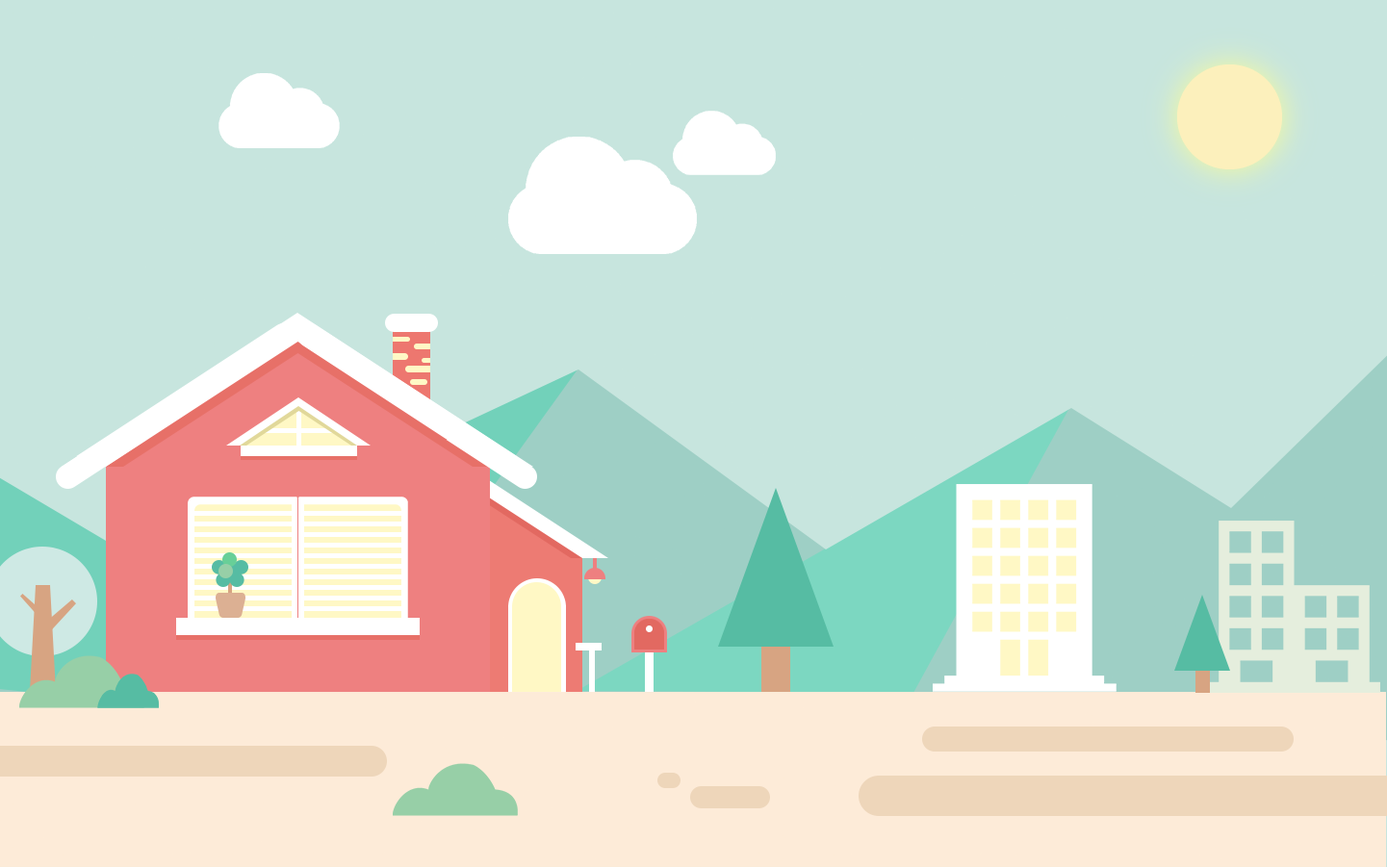
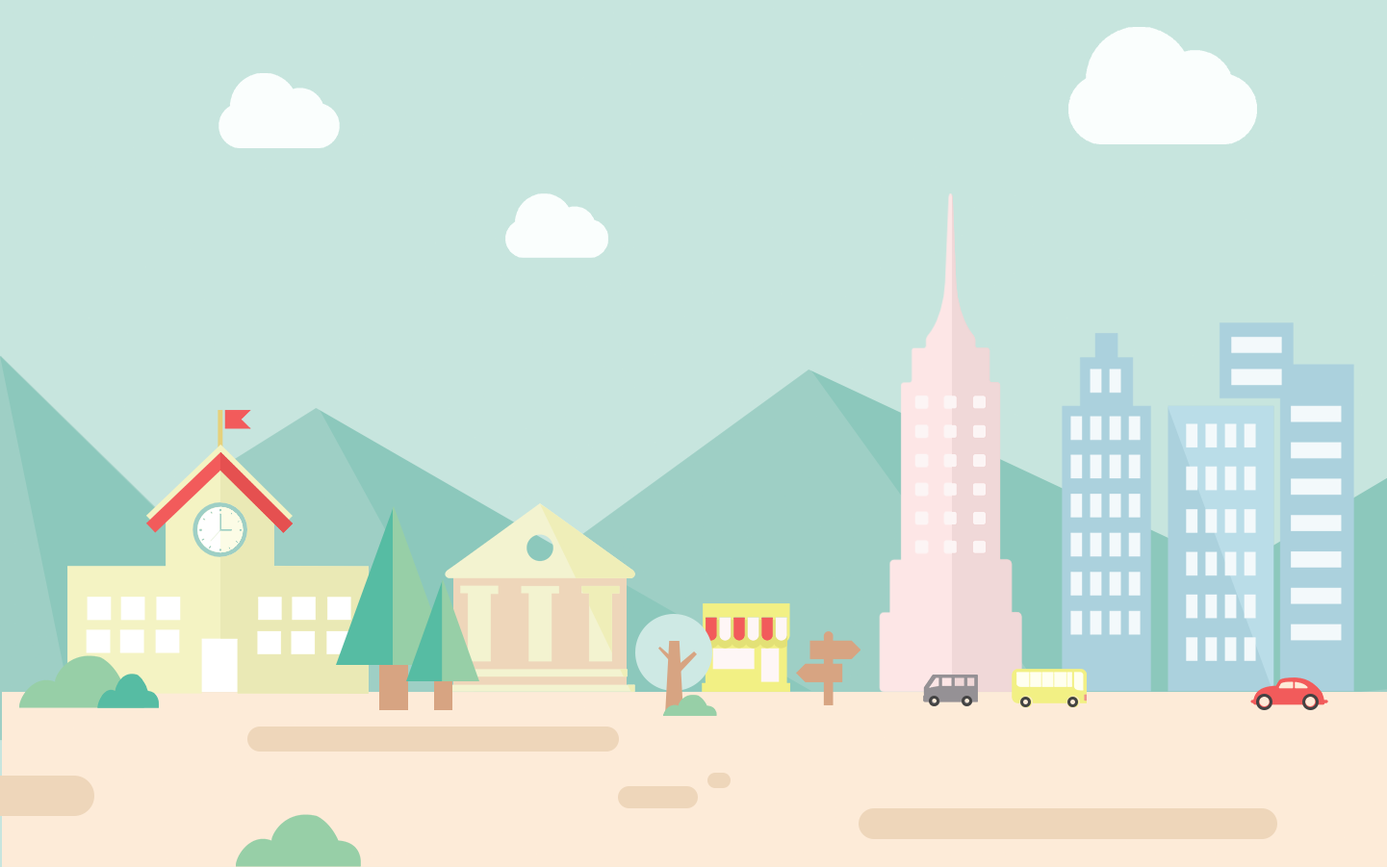
Layered file, before and after one edit (1387 × 867). Changes by layer:
added group "2" with 83 layers above "1" over bbox(0, 26, 1387, 867)
added group "sky 副本" with 3 layers in group "2" over bbox(218, 26, 1258, 259)
added group "grass 副本" with 4 layers in group "2" over bbox(19, 655, 718, 867)
added group "组 8" with 8 layers in group "2" over bbox(1061, 322, 1355, 694)
added layer "图层 9" in group "组 8" over bbox(1061, 322, 1355, 693)
added layer "图层 10" in group "2" over bbox(220, 193, 1023, 695)
added layer "building47" in group "2" over bbox(878, 193, 1023, 693)
added group "lib" with 3 layers in group "2" over bbox(444, 503, 636, 693)
added layer "library" in group "lib" over bbox(444, 503, 636, 693)
added group "school" with 6 layers in group "2" over bbox(67, 410, 369, 695)
added layer "school37" in group "school" over bbox(67, 444, 369, 695)
added group "ground 副本" with 6 layers in group "2" over bbox(0, 692, 1387, 867)
added layer "图层 1" (1st of 2, in "2" › "ground 副本") in group "ground 副本" over bbox(1, 692, 1387, 867)
added group "mountain 副本" with 4 layers in group "2" over bbox(0, 355, 1387, 752)
added layer "形状 3" in group "mountain 副本" over bbox(0, 356, 342, 701)
added layer "形状 2" (1st of 2, in "2" › "mountain 副本") in group "mountain 副本" over bbox(318, 408, 812, 694)
added layer "形状 1" (1st of 2, in "2" › "mountain 副本") in group "mountain 副本" over bbox(810, 369, 1387, 723)
added layer "图层 2" (1st of 2, in "2" › "mountain 副本") in group "mountain 副本" over bbox(0, 355, 1387, 752)
moved "grass" into group "1" over bbox(19, 655, 518, 817)
moved "组 7" into group "building" over bbox(932, 484, 1117, 693)
moved "sky" into group "1" over bbox(218, 26, 1309, 255)
moved "图层 1" (2nd of 2, in "1" › "ground") into group "ground" over bbox(0, 692, 1387, 867)
moved "house" (1st of 2, in "1") into group "1" over bbox(55, 312, 668, 707)
moved "mountain" into group "1" over bbox(0, 355, 1387, 752)
…and 71 more changes (62 added, 9 stack)
